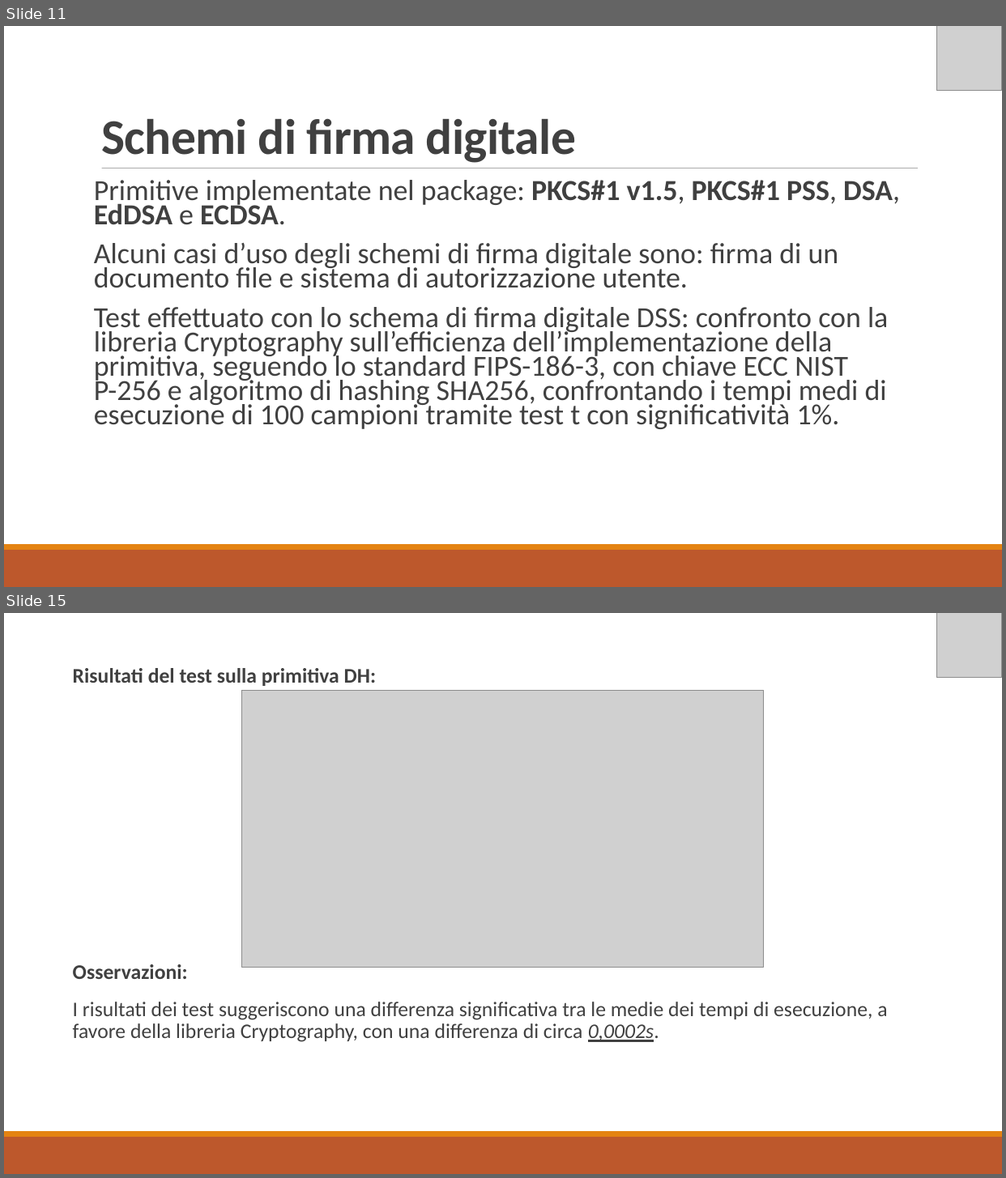
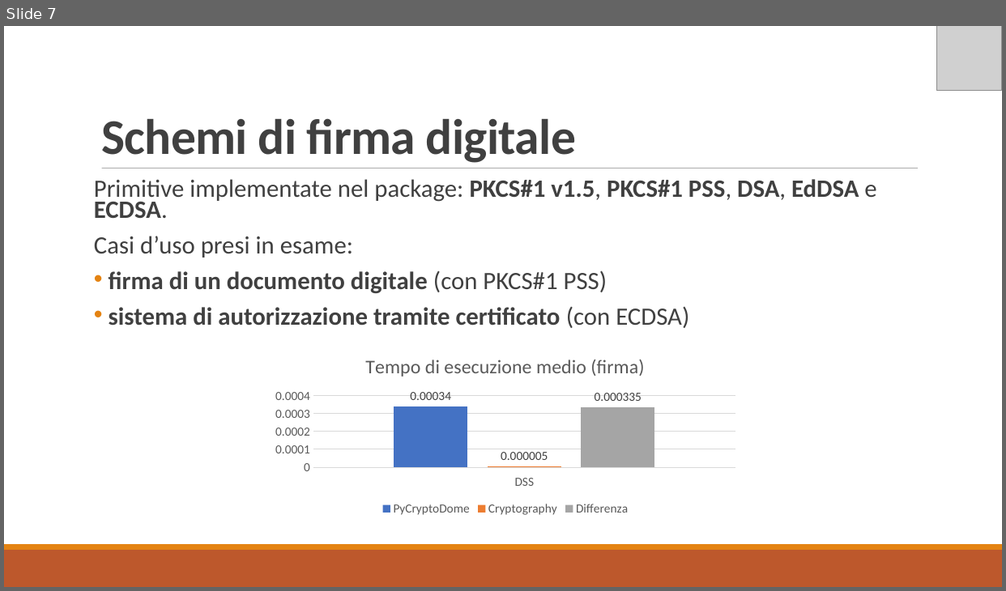
Before and after one commit to MickTK/ElaboratoFinale, a slide deck: Presentazione/Presentazione.odp. Shown one above the other, each under a label of ours: slides 11 and 15 before the commit, slide 7 after it; the slides between them are not shown. The pictures are 1006x1178 and 1006x591 pixels, drawn with LibreOffice and Linux fonts; fonts in the diff are those of the drawing; grey boxes stand for pictures. Boxes give left, top, right and bottom in pixels: in the first picture for what was removed or moved away, otherwise in the second. Text is boxed around its words. In the diff, an @@ line names an element or a change of style, - is before the commit and + after.

```diff
--- a/Presentazione/Presentazione.odp
+++ b/Presentazione/Presentazione.odp
@@ slide 15 removed at (4, 613, 1002, 1174), background #FFFFFF; not listed: 3 template elements that a slide beside it also shows @@
@@ picture removed at (937, 613, 1002, 677) @@
@@ text removed at (73, 668, 887, 1042) @@
-Risultati del test sulla primitiva DH:
-Osservazioni:
-I risultati dei test suggeriscono una differenza significativa tra le medie dei tempi di esecuzione, a favore della libreria Cryptography, con una differenza di circa 0,0002s.
@@ picture removed at (242, 690, 764, 967) @@
@@ freeform shape removed at (37, 730, 981, 778) @@
@@ what was slide 11 is now slide 7 @@
@@ slide 7 changed as well @@
@@ text at (94, 179, 876, 218): size 28 to 24 pt in "Primitive implementate nel package: PKCS#1 v1.5, PKCS#1 ..." @@
@@ text at (94, 236, 689, 328): text changed; size 28 to 24 pt; bold on @@
-Alcuni casi d’uso degli schemi di firma digitale sono: firma di un documento file e sistema di autorizzazione utente.
-Test effettuato con lo schema di firma digitale DSS: confronto con la libreria Cryptography sull’efficienza dell’implementazione della primitiva, seguendo lo standard FIPS-186-3, con chiave ECC NIST P-256 e algoritmo di hashing SHA256, confrontando i tempi medi di esecuzione di 100 campioni tramite test t con significatività 1%.
+Casi d’uso presi in esame:
+• firma di un documento digitale (con PKCS#1 PSS)
+• sistema di autorizzazione tramite certificato (con ECDSA)
@@ column chart added at (266, 342, 745, 519) @@
+title "Tempo di esecuzione medio (firma)"
+categories: DSS
+PyCryptoDome: 0.00034
+Cryptography: 5e-06
+Differenza: 0.000335
```
Also in this commit, not shown: 8 other slides changed, 1 slide added, 6 other slides removed, 7 other files.
